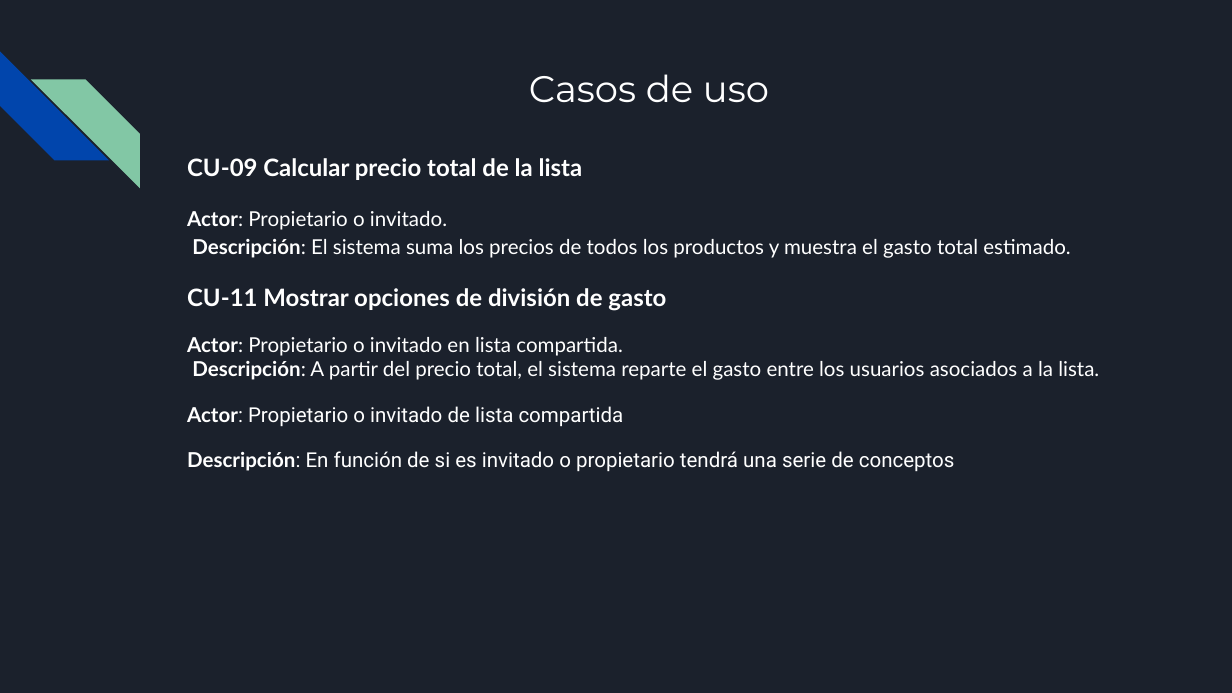
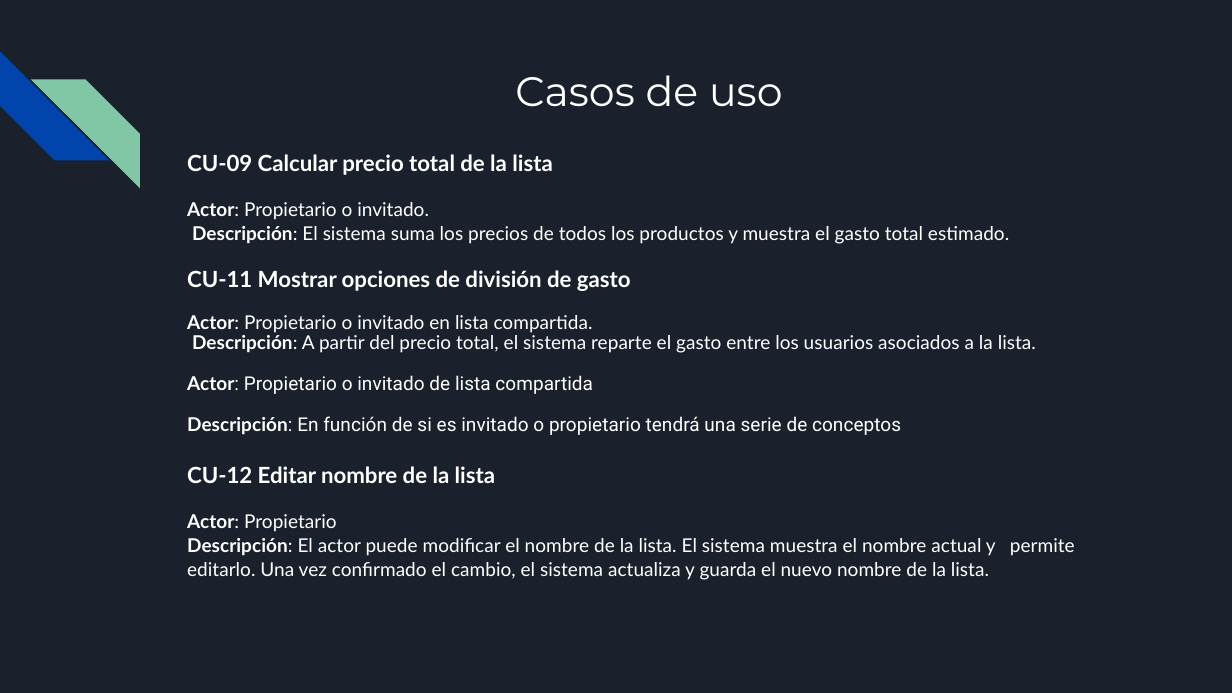
Before and after one commit to Antoniocorser/TFG-Antonio-Cordero, a slide deck: slide 32 of BuyNote.pptx. Drawn at 1232x693 pixels with LibreOffice and Linux fonts; fonts in the diff are those of the drawing. Boxes give left, top, right and bottom in pixels: in the first picture for what was removed or moved away, otherwise in the second. Text is boxed around its words. In the diff, an @@ line names an element or a change of style, - is before the commit and + after.

Commit message:
Añadir modificar listas y editar PowerPoint

```diff
--- a/BuyNote.pptx
+++ b/BuyNote.pptx
@@ title "Casos de uso" at [515,75,782,107]: size 21.6 to 24 pt @@
@@ text at [187,154,1036,435]: size 14 to 12.9 pt in "CU-09 Calcular precio total de la lista", "CU-11 Mostrar opciones de división de gasto"; size 12 to 11.1 pt in "Actor: Propietario o invitado. Descripción: El sistema ...", "Actor: Propietario o invitado en lista compartida. ...", "Actor: Propietario o invitado de lista compartida", "Descripción: En función de si es invitado ..."; line spacing 1.15 to 1.05; line spacing 1 to 0.9 @@
@@ text at [187,466,1075,580]: paragraphs added @@
+CU-12 Editar nombre de la lista
+Actor: Propietario
+Descripción: El actor puede modificar el nombre de la lista. El sistema muestra el nombre actual y permite editarlo. Una vez confirmado el cambio, el sistema actualiza y guarda el nuevo nombre de la lista.
```
Also in this commit, not shown: 30 other slides changed, 3 slides added, 3 slides removed, 4 other files.
